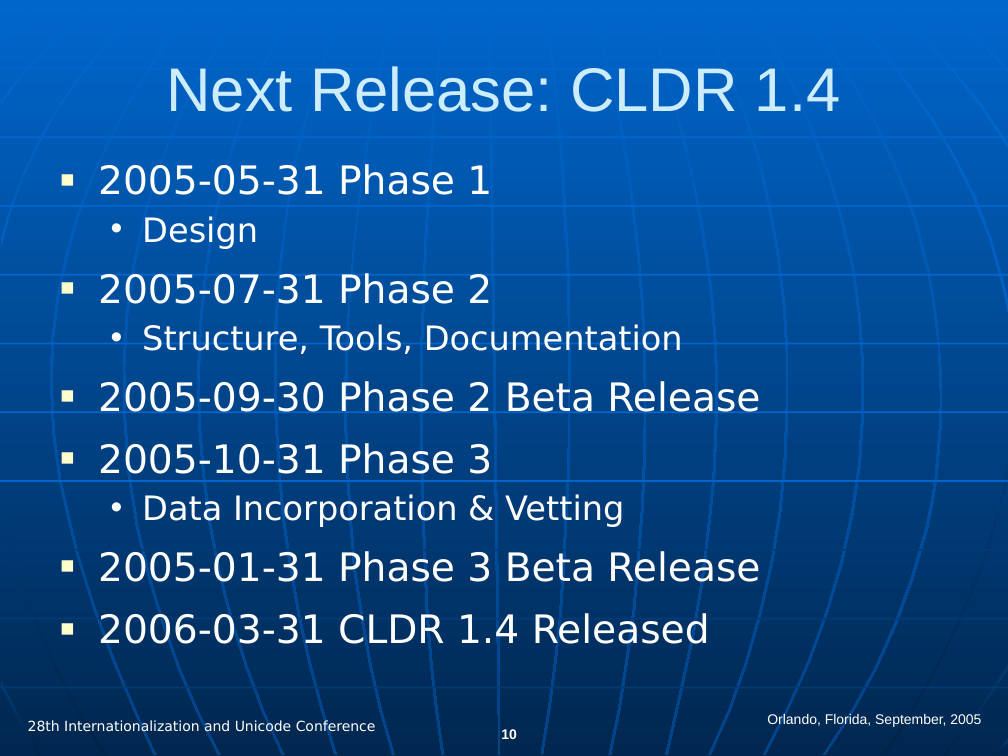
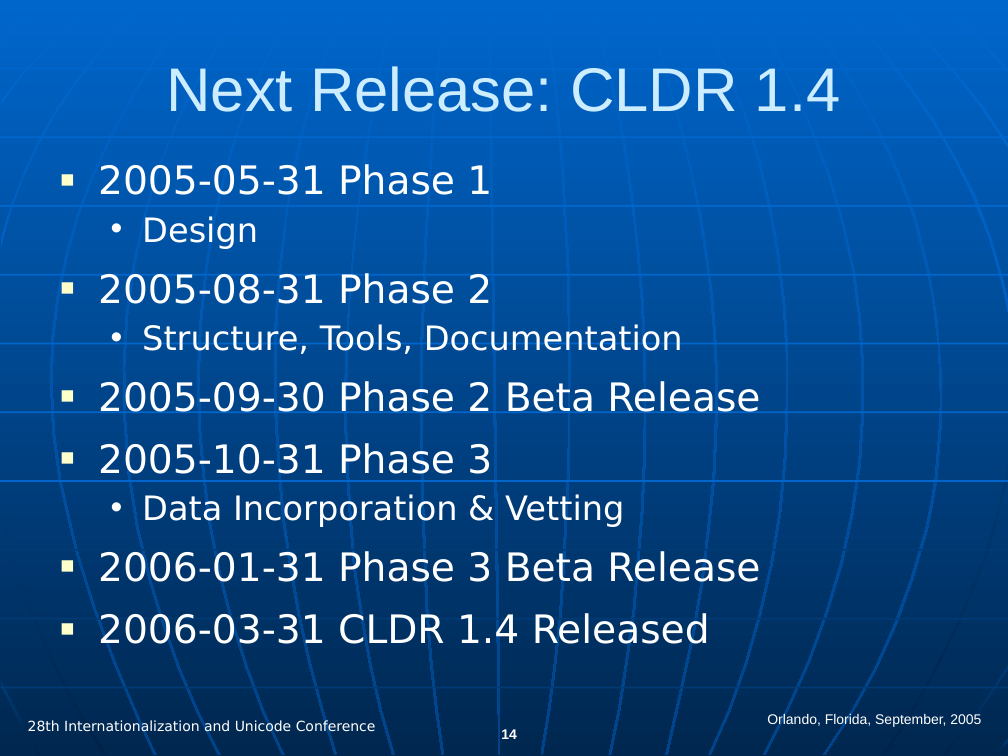
Before and after one commit to svn2github/CLDR, a slide deck: slide 14 of trunk/docs/presentations/cldr_overview.ppt (slide 10 before the commit). Drawn at 1008x756 pixels with LibreOffice and Linux fonts; fonts in the diff are those of the drawing. Boxes give left, top, right and bottom in pixels: in the first picture for what was removed or moved away, otherwise in the second. Text is boxed around its words. In the diff, an @@ line names an element or a change of style, - is before the commit and + after.

```diff
--- a/trunk/docs/presentations/cldr_overview.ppt
+++ b/trunk/docs/presentations/cldr_overview.ppt
@@ text at <box>98,273,492,304</box>: text changed @@
-■ 2005-07-31 Phase 2
+■ 2005-08-31 Phase 2
@@ text at <box>98,551,760,590</box>: text changed @@
-■ 2005-01-31 Phase 3 Beta Release
+■ 2006-01-31 Phase 3 Beta Release
@@ page number at <box>501,729,517,739</box>: text changed @@
-10
+14
```
Also in this commit, not shown: 15 other slides changed, 2 slides added, 6 slides removed.
